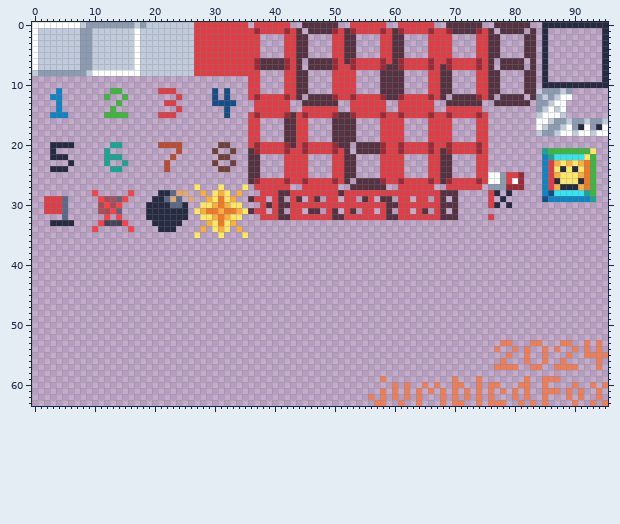
File history of a sprite sheet, resources/spritesheet.png. Above is the file before it was changed.
The file is 96x64 pixels.
New version:
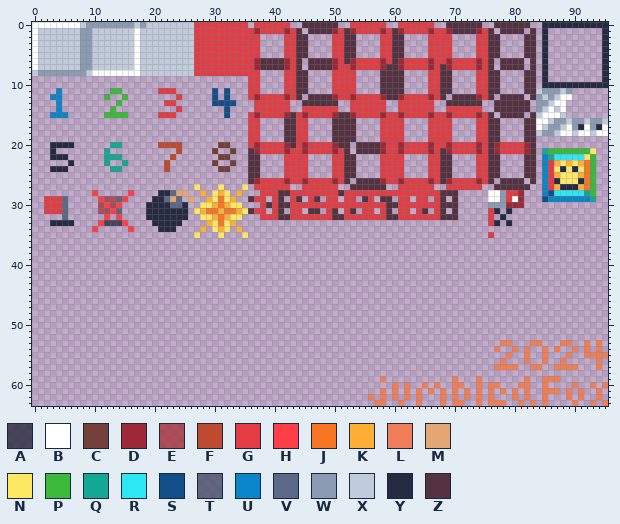
Palette (. is transparent): A #1f2334bf  B #ffffff  C #743f39  D #9e2835  E #a52e34bf  F #be4a2f  G #e43b44  H #ff3e48  J #f77622  K #feae34  L #ef7d57  M #e4a672  N #fee761  P #3bb93b  Q #13a794  R #2ce8f5  S #124e89  T #444e64bf  U #0985ca  V #5a6988  W #8b9bb4  X #c0cbdc  Y #262b44  Z #553141
Diff:
The edit adds colour B in row 29 at x 77 and 80.
Colour G gives way to colour B in rows 28 to 29 at x 76.
Colour Y gives way to colour B in row 28 at x 77.
The edit adds colour D in rows 20 to 21 at x 77 and 82; in rows 28 to 29 at x 81; in row 30 at x 80 to 81.
Colour Y gives way to colour D in row 30 at x 79.
The edit adds colour G in rows 20 to 21 at x 78 to 81; in row 28 at x 80; in row 29 at x 79; in row 31 at x 76; in row 33 at x 76; in row 35 at x 76.
Colour Y gives way to colour G in row 28 at x 79.
The edit adds colour W in row 28 at x 78; in row 30 at x 78.
Colour G gives way to colour W in row 30 at x 76.
Colour Y gives way to colour W in row 29 at x 78; in row 30 at x 77.
The edit adds colour Y in row 31 at x 77 and 79; in row 32 at x 78; in row 33 at x 77 and 79.
The edit adds colour Z in row 14 at x 77 to 82; in row 15 at x 76, 78 to 81 and 83; in rows 16 to 19 at x 76 to 77 and 82 to 83; in rows 20 to 21 at x 76 and 83; in rows 22 to 24 at x 76 to 77 and 82 to 83; in row 25 at x 82 to 83.
The edit adds colour Z in row 26 at x 83; in row 27 at x 82.
Colour B gives way to colour Z in row 25 at x 76 to 77; in row 26 at x 76 and 80.
Colour D gives way to colour Z in row 26 at x 81; in row 27 at x 79 to 81.
Colour G gives way to colour Z in row 26 at x 79.
Colour W gives way to colour Z in row 26 at x 78; in row 27 at x 77 to 78.
Colour B is gone in row 26 at x 77.
Colour D is gone in row 25 at x 81.
Colour G is gone in row 25 at x 79 to 80.
Colour W is gone in row 25 at x 78; in row 27 at x 76.
Where, in picture pixels (left, top, right, bottom), the same in both pictures:
changed: (488, 106, 536, 238)
